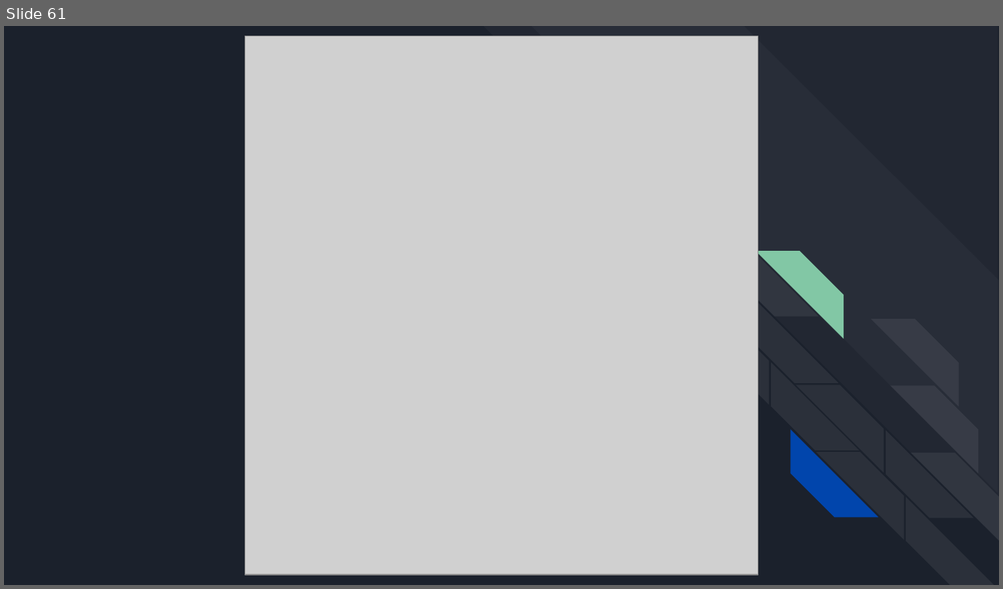
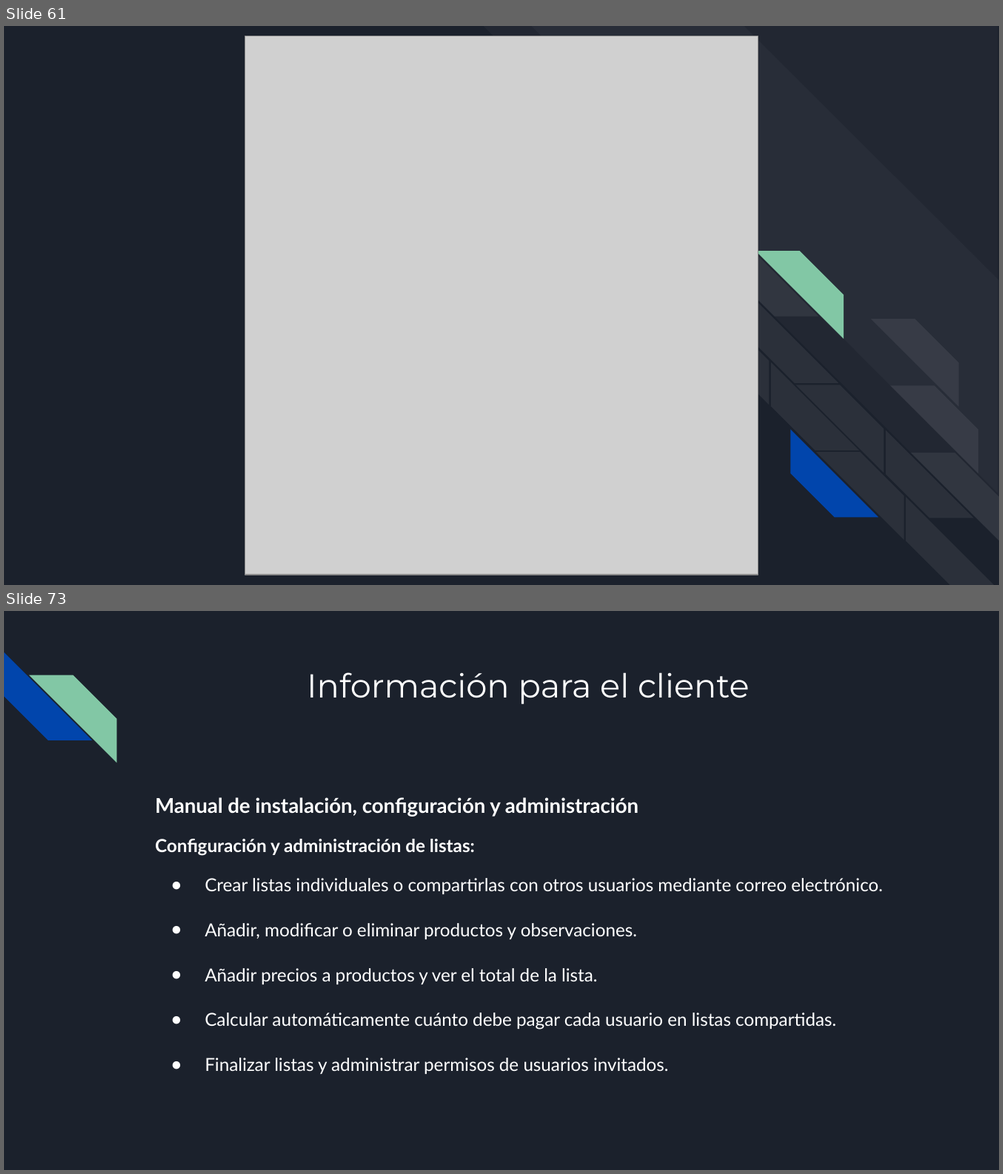
Before and after one commit to Antoniocorser/TFG-Antonio-Cordero, a slide deck: BuyNote.pptx. Shown one above the other, each under a label of ours: slide 61 before the commit, slides 61 and 73 after it; the slides between them are not shown. The pictures are 1003x589 and 1003x1174 pixels, drawn with LibreOffice and Linux fonts; fonts in the diff are those of the drawing; grey boxes stand for pictures. Boxes give left, top, right and bottom in pixels: in the first picture for what was removed or moved away, otherwise in the second. Text is boxed around its words. In the diff, an @@ line names an element or a change of style, - is before the commit and + after.

```diff
--- a/BuyNote.pptx
+++ b/BuyNote.pptx
@@ slide 73 added at (4, 611, 999, 1170), background #1B212C @@
@@ diag stripe added at (4, 652, 91, 741), fill #0145AC @@
@@ diag stripe added at (29, 675, 116, 762), fill #82C7A5 @@
@@ title added at (307, 672, 749, 704), 24 pt, text #FFFFFF @@
+Información para el cliente
@@ text added at (155, 797, 882, 1074), 12.9 pt, text #FFFFFF @@
+Manual de instalación, configuración y administración
+Configuración y administración de listas:
+● Crear listas individuales o compartirlas con otros usuarios mediante correo electrónico.
+● Añadir, modificar o eliminar productos y observaciones.
+● Añadir precios a productos y ver el total de la lista.
+● Calcular automáticamente cuánto debe pagar cada usuario en listas compartidas.
+● Finalizar listas y administrar permisos de usuarios invitados.
```
Also in this commit, not shown: 3 slides changed, 15 other slides added, 1 other file.
